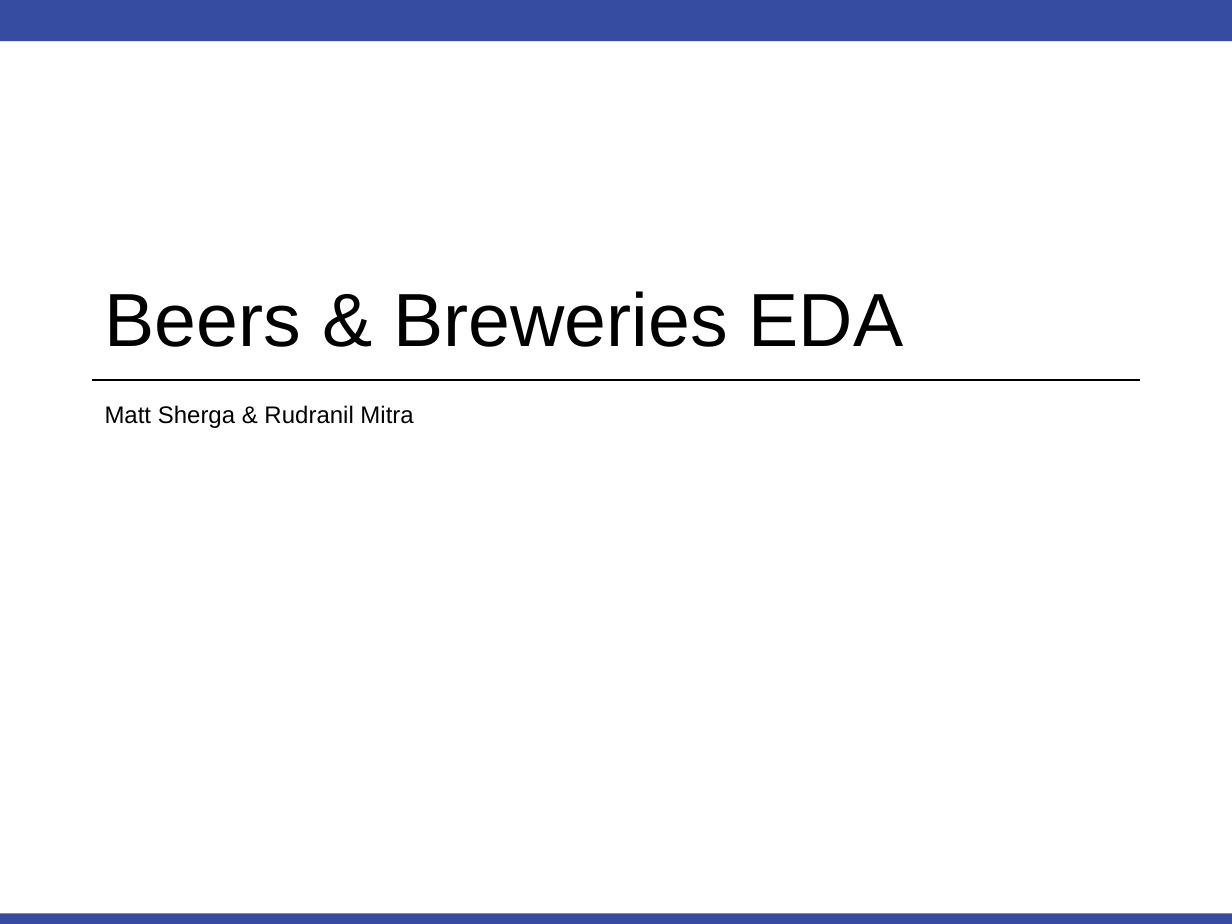
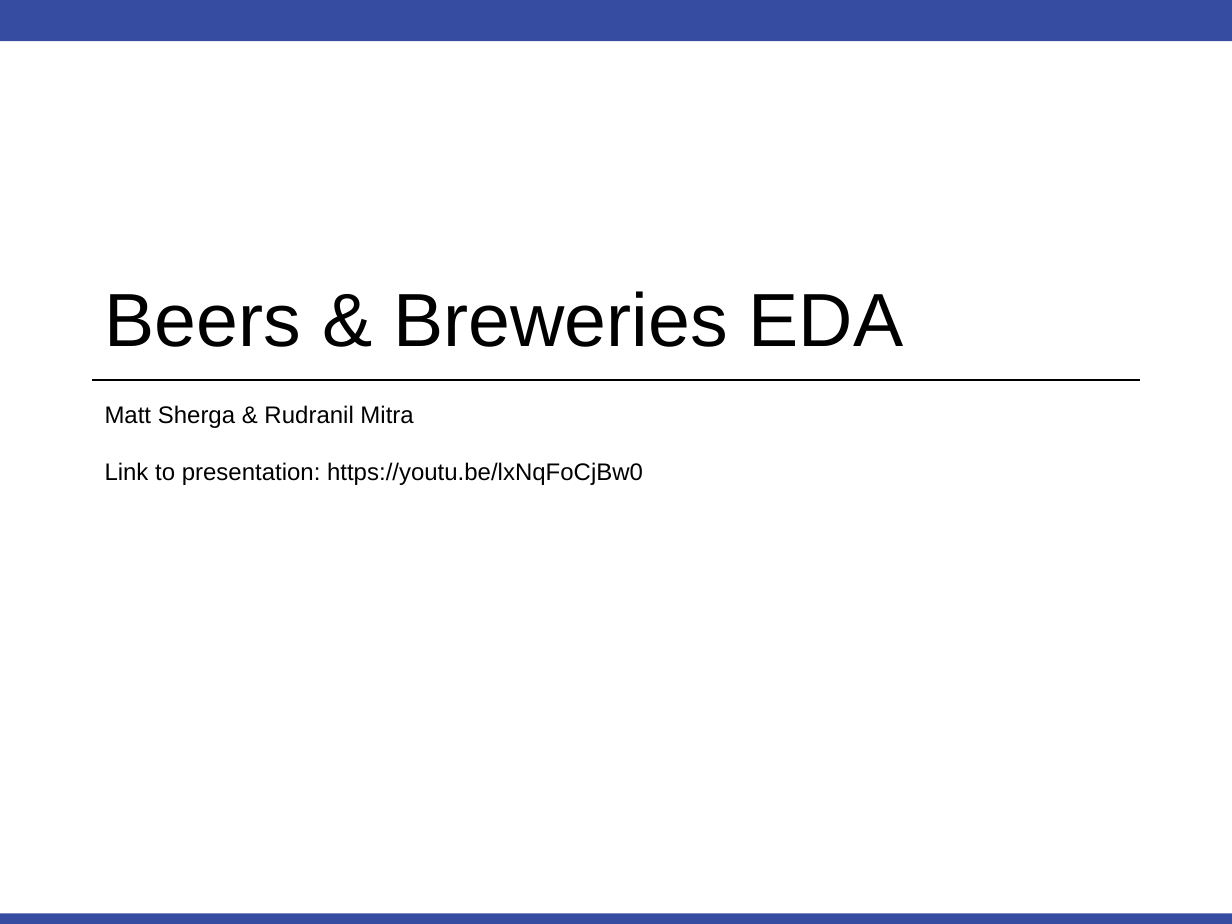
Before and after one commit to msherga/MSDS_6306_Doing-Data-Science, a slide deck: slide 1 of Unit 8 and 9 Case Study 1/Beers & Breweries/EDA Slide Deck.pptx. Drawn at 1232x924 pixels with LibreOffice and Linux fonts; fonts in the diff are those of the drawing; background and template pictures are left out. Boxes give left, top, right and bottom in pixels: in the first picture for what was removed or moved away, otherwise in the second. Text is boxed around its words. In the diff, an @@ line names an element or a change of style, - is before the commit and + after.

```diff
--- a/Unit 8 and 9 Case Study 1/Beers & Breweries/EDA Slide Deck.pptx
+++ b/Unit 8 and 9 Case Study 1/Beers & Breweries/EDA Slide Deck.pptx
@@ text at (105, 462, 643, 485): paragraph added @@
+Link to presentation: https://youtu.be/lxNqFoCjBw0
```
